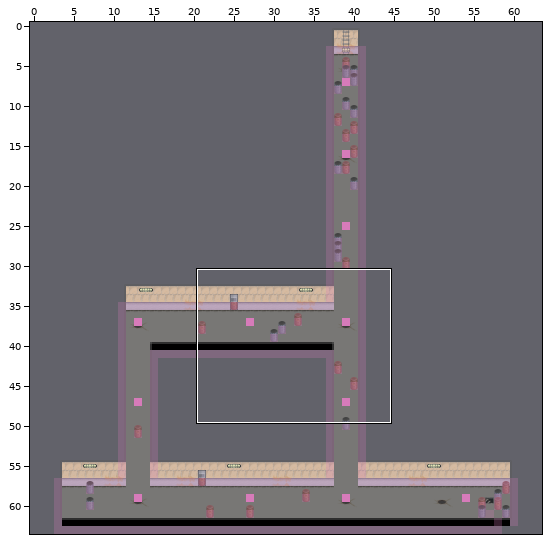
An edit to a level. Tiled map, res/maps/back_room/back_room_floor2.tmx. Above: a wide view before the commit, with the close-up outlined.
Close-up. Before:
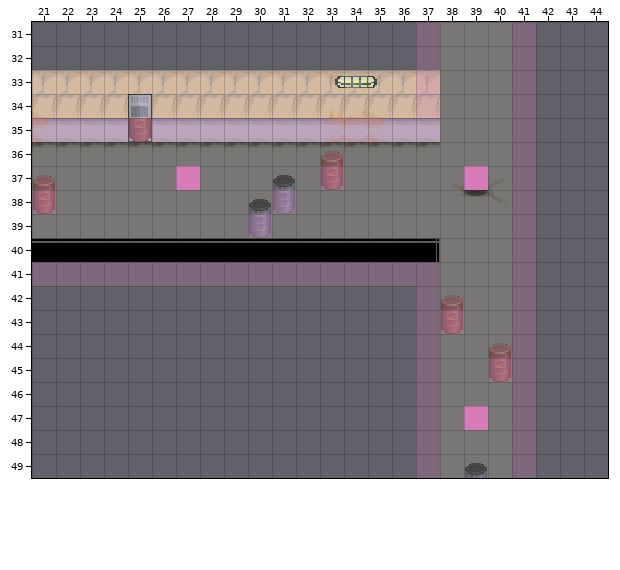
Cells are 16x16 px. Shown: x 21..44, y 31..49. The commit also changed other parts of the map, which this record leaves out.
The result:
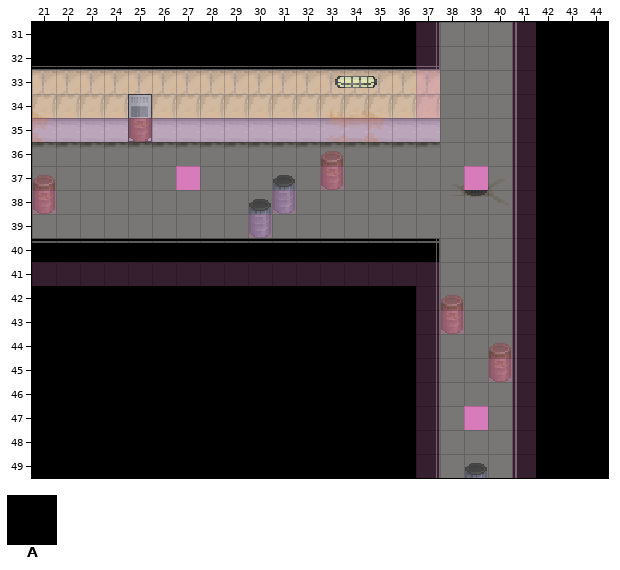
Key: from "worn_tiles": A 16.
_ is an empty cell, . an unchanged one.
The exact change:
--- layer "above"
@@ x 21..44 @@
-31 _________________...____
-32 _________________...____
-33 ....................____
-34 ....................____
-35 ....................____
-36 ....................____
-37 ....................____
-38 ....................____
-39 ....................____
-40 ....................____
-41 _________________...____
-42 _________________...____
-43 _________________...____
-44 _________________...____
-45 _________________...____
-46 _________________...____
-47 _________________...____
-48 _________________...____
-49 _________________...____
+31 AAAAAAAAAAAAAAAAA...AAAA
+32 AAAAAAAAAAAAAAAAA...AAAA
+33 ....................AAAA
+34 ....................AAAA
+35 ....................AAAA
+36 ....................AAAA
+37 ....................AAAA
+38 ....................AAAA
+39 ....................AAAA
+40 ....................AAAA
+41 AAAAAAAAAAAAAAAAA...AAAA
+42 AAAAAAAAAAAAAAAAA...AAAA
+43 AAAAAAAAAAAAAAAAA...AAAA
+44 AAAAAAAAAAAAAAAAA...AAAA
+45 AAAAAAAAAAAAAAAAA...AAAA
+46 AAAAAAAAAAAAAAAAA...AAAA
+47 AAAAAAAAAAAAAAAAA...AAAA
+48 AAAAAAAAAAAAAAAAA...AAAA
+49 AAAAAAAAAAAAAAAAA...AAAA
Changed places in both close-ups, as pixel boxes (x1, y1, x2, y2):
added: (32, 22, 439, 69)
added: (513, 22, 608, 478)
added: (32, 262, 439, 478)
